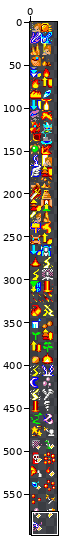
A sprite sheet gets an edit: assets/images/icons/abilities/abilities_icons.png. Above, an overview of the earlier version with the close-up marked.
Close-up. The starting point:
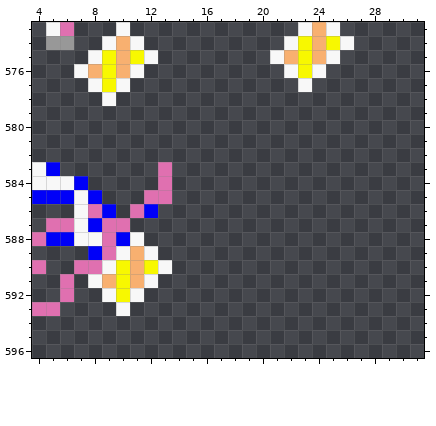
The file is 32x597 pixels. Shown: x 4..31, y 573..596.
The result:
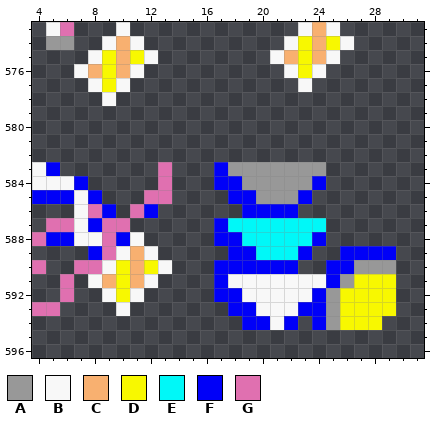
Palette (. is transparent): A #989898  B #f8f8f8  C #f8b070  D #f8f800  E #00f8f8  F #0000f8  G #e070b0
Author's note on the commit: missing debilitate icon
The edit:
y 583: x 17..24 ........ -> FAAAAAAA
y 584: x 17..24 ........ -> FFAAAAAF
y 585: x 18..23 ...... -> FFAAAF
y 586: x 19..22 .... -> FFFF
y 587: x 17..24 ........ -> FEEEEEEE
y 588: x 17..24 ........ -> FFEEEEEF
y 589: x 18..23 ...... -> FFEEEF; x 26..29 .... -> FFFF
y 590: x 17..22 ...... -> FFFFFF; x 25..29 ..... -> FFAAA
y 591: x 17..29 ............. -> FBBBBBBBFADDD
y 592: x 17..29 ............. -> FFBBBBBFADDDD
y 593: x 18..29 ............ -> FFBBBFFADDDD
y 594: x 19..22 .... -> FFBF; x 24..28 ..... -> FADDD
